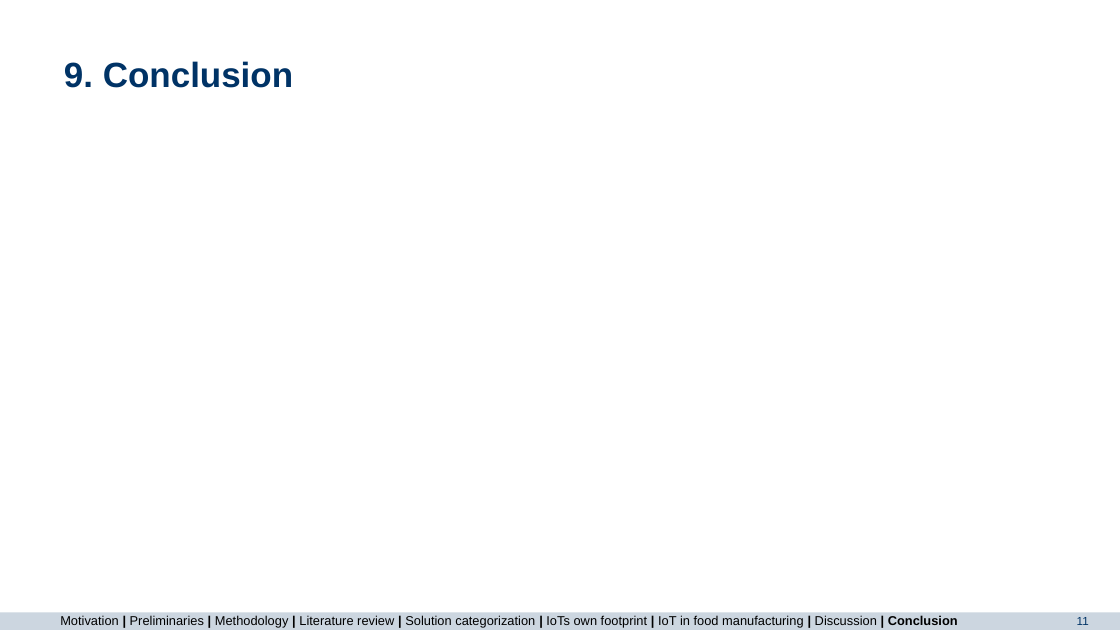
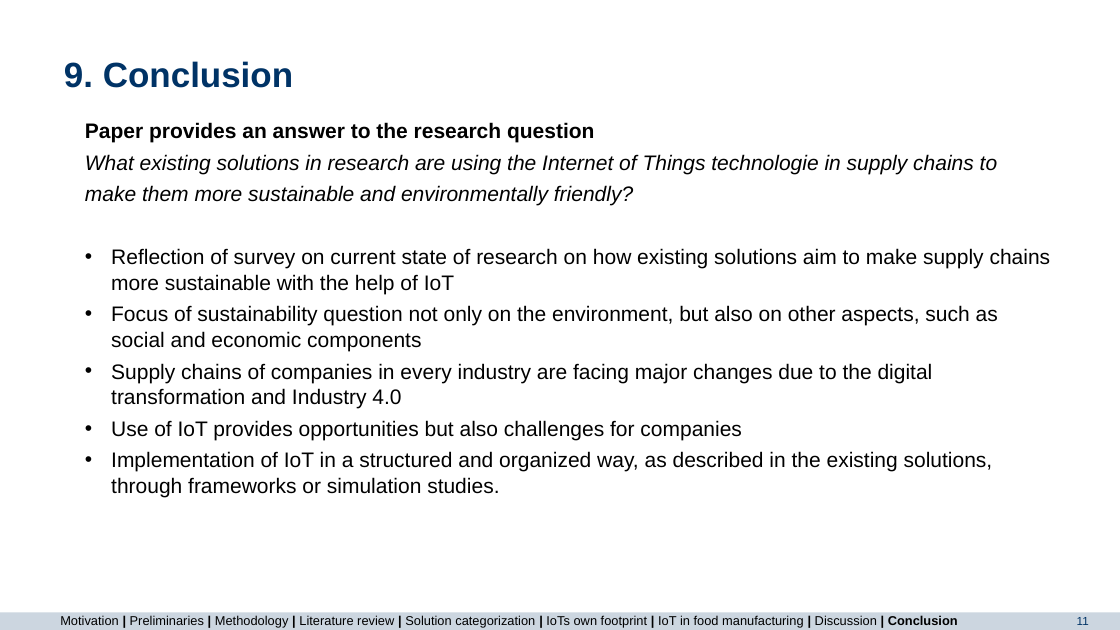
Before and after one commit to majuritz/internet-of-things-seminar, a slide deck: slide 11 of IoT final presentation.pptx. Drawn at 1120x630 pixels with LibreOffice and Linux fonts; fonts in the diff are those of the drawing; background and template pictures are left out. Boxes give left, top, right and bottom in pixels: in the first picture for what was removed or moved away, otherwise in the second. Text is boxed around its words. In the diff, an @@ line names an element or a change of style, - is before the commit and + after.

```diff
--- a/IoT final presentation.pptx
+++ b/IoT final presentation.pptx
@@ text added at [85, 122, 1051, 497], 18 pt, text #000000 @@
+Paper provides an answer to the research question
+What existing solutions in research are using the Internet of Things technologie in supply chains to
+make them more sustainable and environmentally friendly?
+• Reflection of survey on current state of research on how existing solutions aim to make supply chains more sustainable with the help of IoT
+• Focus of sustainability question not only on the environment, but also on other aspects, such as social and economic components
+• Supply chains of companies in every industry are facing major changes due to the digital transformation and Industry 4.0
+• Use of IoT provides opportunities but also challenges for companies
+• Implementation of IoT in a structured and organized way, as described in the existing solutions, through frameworks or simulation studies.
```
Also in this commit, not shown: 3 other slides changed.
